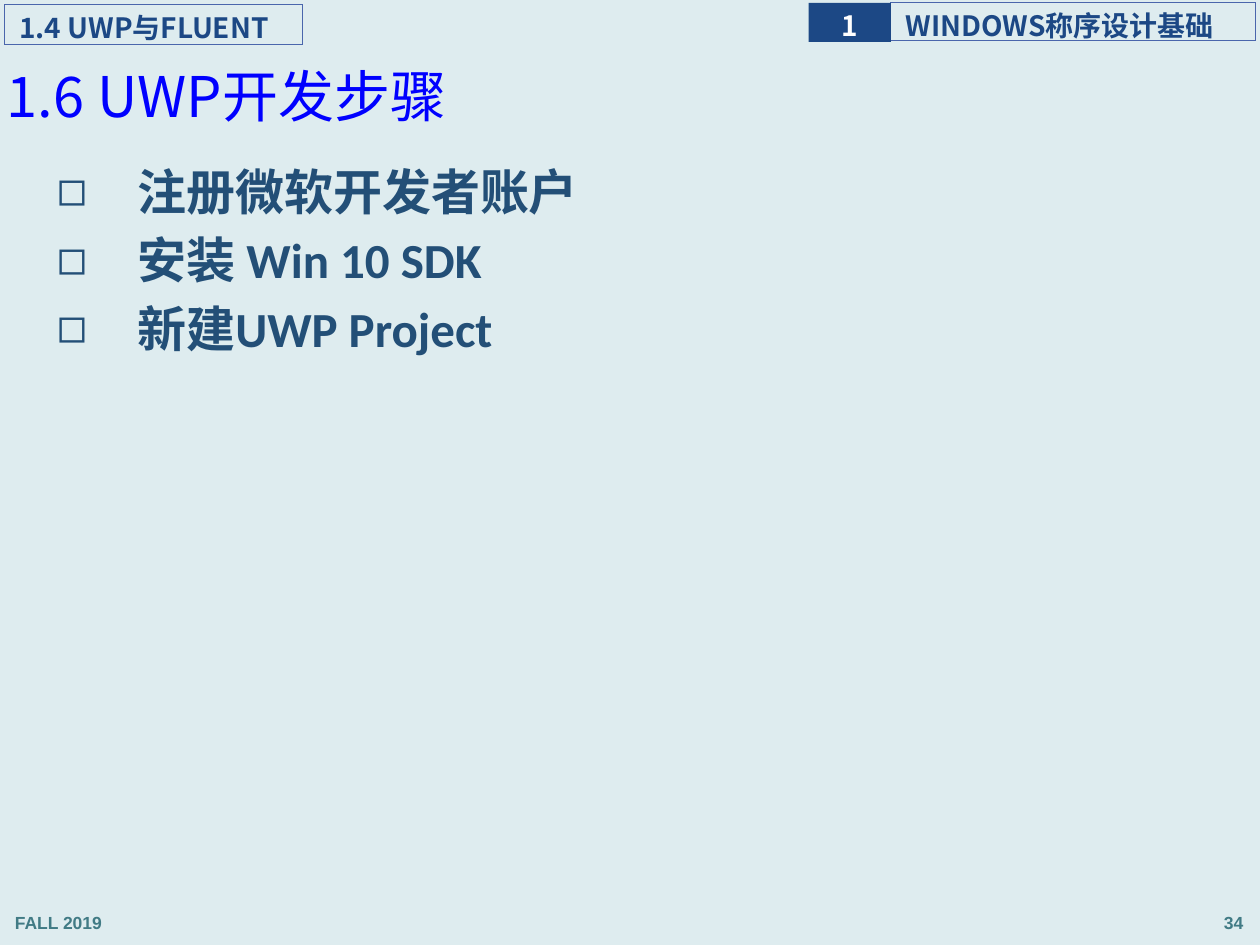
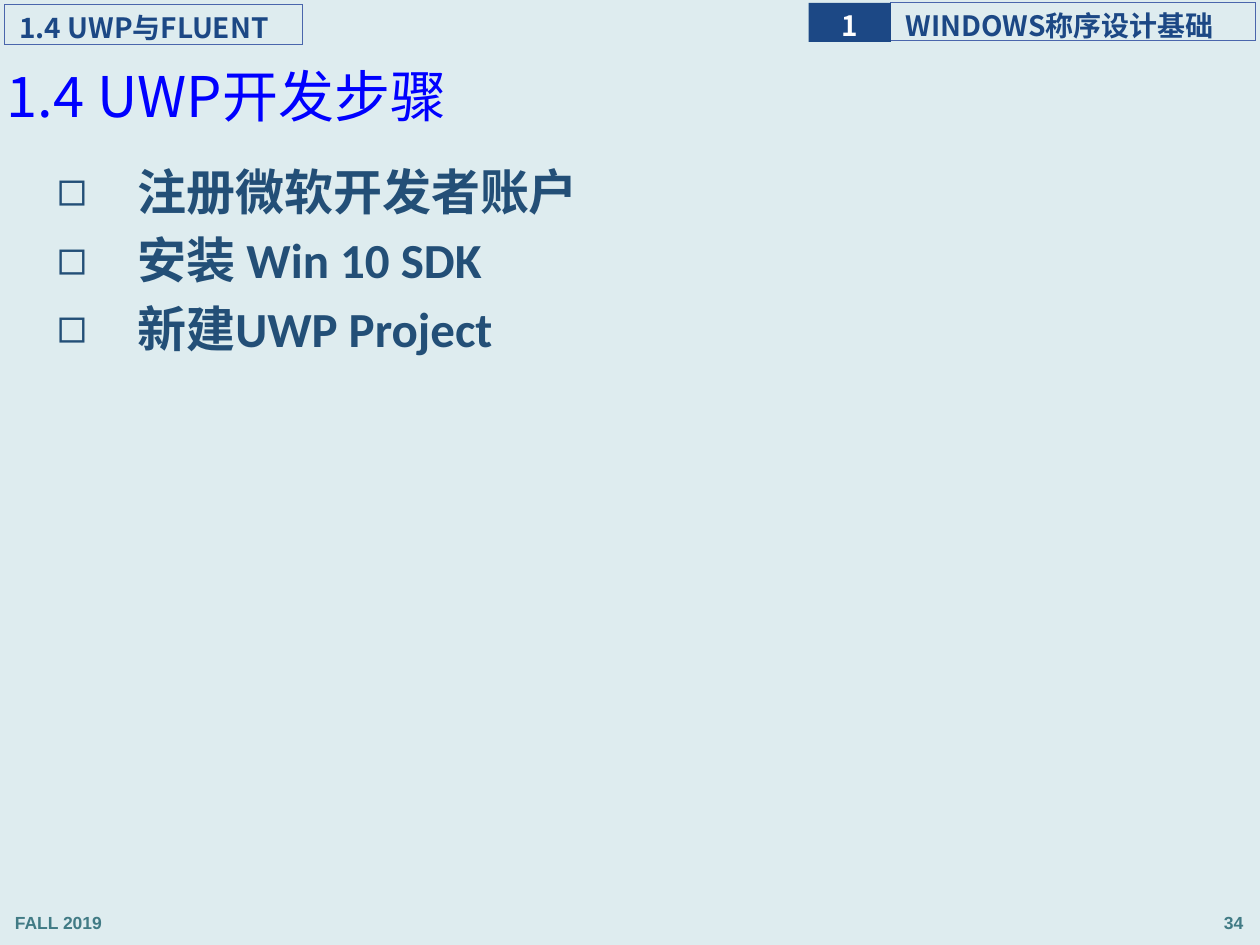
Before and after one commit to programming-windows/ppt, a slide deck: slide 34 of programmingWindows_1.pptx. Drawn at 1260x945 pixels with LibreOffice and Linux fonts; fonts in the diff are those of the drawing; background and template pictures are left out. Boxes give left, top, right and bottom in pixels: in the first picture for what was removed or moved away, otherwise in the second. Text is boxed around its words. In the diff, an @@ line names an element or a change of style, - is before the commit and + after.

```diff
--- a/programmingWindows_1.pptx
+++ b/programmingWindows_1.pptx
@@ text at (7, 70, 446, 122): text changed @@
-    1.6 UWP开发步骤
+    1.4 UWP开发步骤
```
Also in this commit, not shown: 17 other slides changed, 5 slides added.
